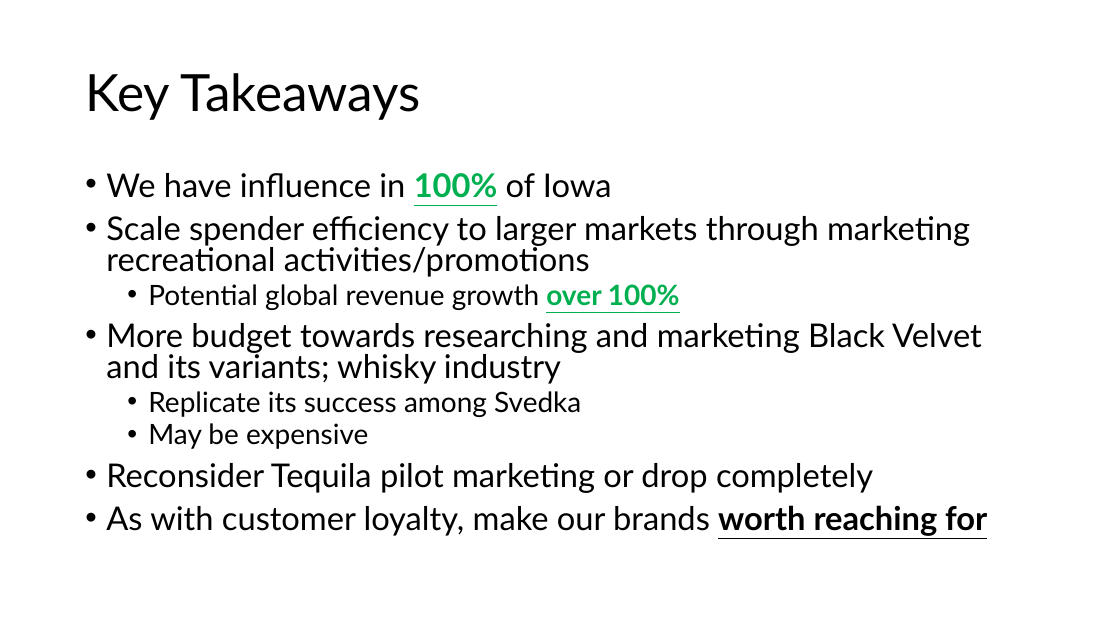
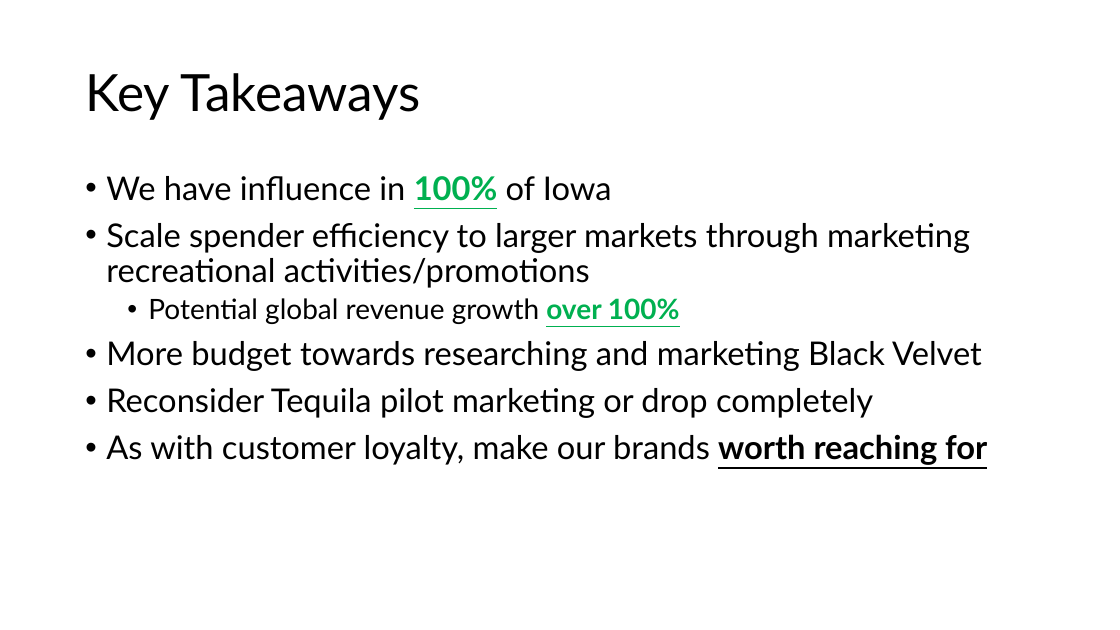
Before and after one commit to ltpham123/data-analytics, a slide deck: slide 15 of week-04/Pham_liquor_sales_presentation.pptx. Drawn at 1120x630 pixels with LibreOffice and Linux fonts; fonts in the diff are those of the drawing. Boxes give left, top, right and bottom in pixels: in the first picture for what was removed or moved away, otherwise in the second. Text is boxed around its words. In the diff, an @@ line names an element or a change of style, - is before the commit and + after.

```diff
--- a/week-04/Pham_liquor_sales_presentation.pptx
+++ b/week-04/Pham_liquor_sales_presentation.pptx
@@ text at [106,176,987,465]: line spacing 0.8 to 0.9 @@
@@ text at [106,341,982,371]: text changed @@
-• More budget towards researching and marketing Black Velvet and its variants; whisky industry
-  • Replicate its success among Svedka
-  • May be expensive
+• More budget towards researching and marketing Black Velvet
```
Also in this commit, not shown: 11 other slides changed.
